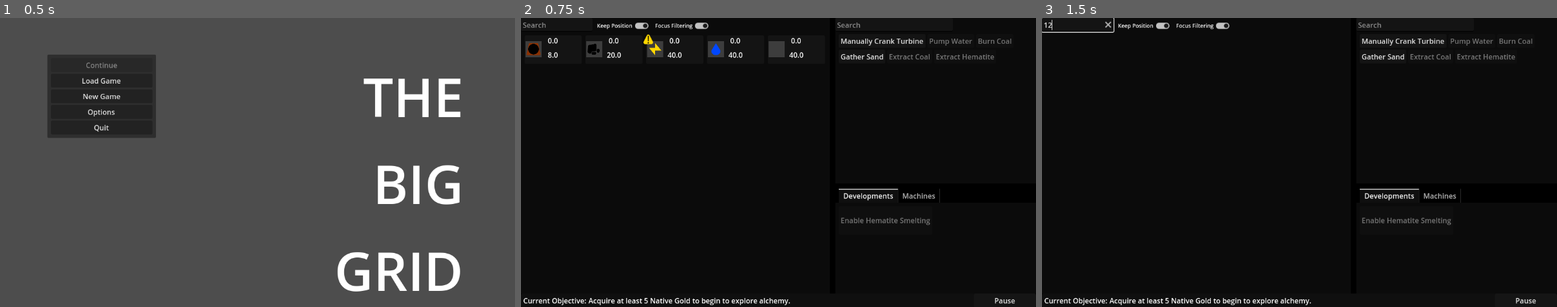
Above: before the commit, frames 1-3 (left to right).
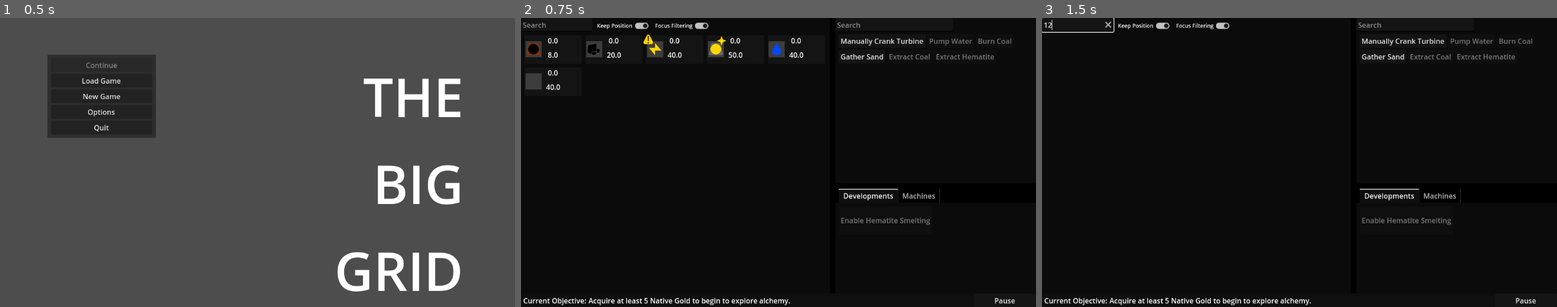
Above: after the commit, the same moments.

Repository: Carth501/The-Big-Grid
Game: Godot game, scene res://scenes/MainMenu.tscn
Two runs of this game, one before a commit and one after it. Both use one fixed random seed, a clock stepped at 60 frames per second and the inputs below. Sound files missing from this copy of the repository are replaced by a short silence.
Inputs (mouse positions are in pixels of both pictures, inside the frame that each line leads up to):
- Up to frame 1 (0.5 s): no input
- Up to frame 2 (0.75 s): click "New Game" at 0.5 s
- Up to frame 3 (1.5 s): click (1078, 23) at 1.27 s; type "12" at 1.35 s

Frame 1 is identical in both runs. In frame 2, 0.4% of the frame differs, in the area x 0-51%, y 6-25%; in frame 3, nothing differs.

Commit message:
add reveal call to objective init process

Diff:
--- a/scripts/logic/ObjectiveSystem.gd
+++ b/scripts/logic/ObjectiveSystem.gd
@@ -31,6 +31,7 @@
 			supply.set_objective(active_objective[supply_id])
 			supply.update_value.connect(check_victory)
 			check_victory(0)
+			supply.reveal()
 
 func check_victory(_value):
 	if(check_conditions()):
